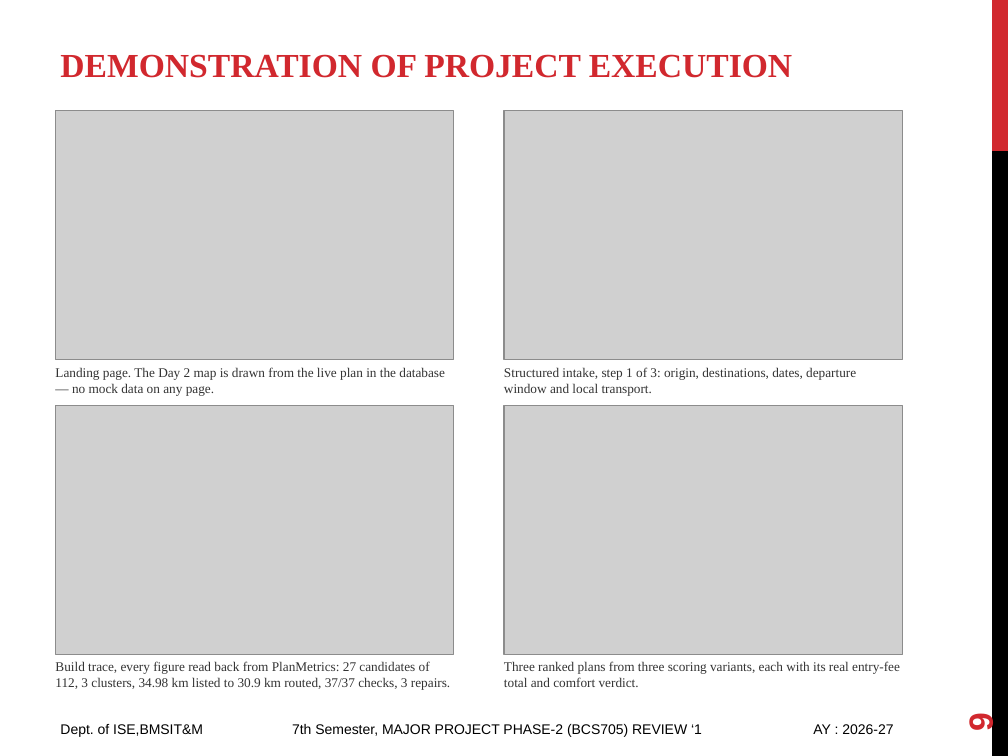
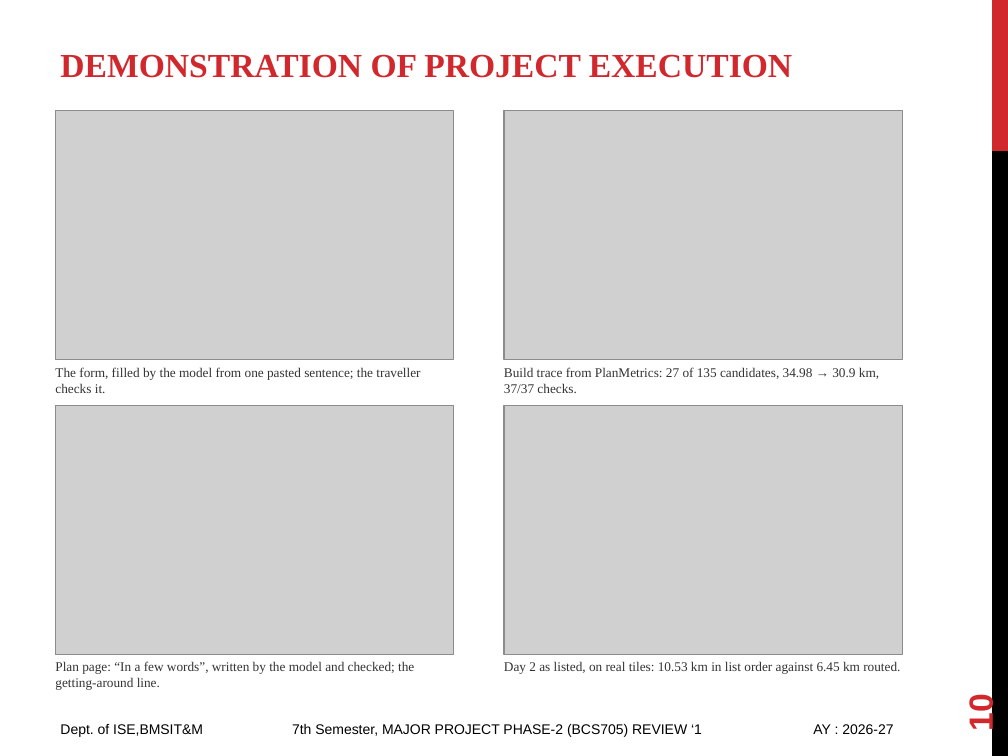
Before and after one commit to Pushkar69RS/NovaTripAI, a slide deck: slide 10 of docs/review1/Travel_Yantra_Phase2_Review1.pptx (slide 9 before the commit). Drawn at 1008x756 pixels with LibreOffice and Linux fonts; fonts in the diff are those of the drawing; grey boxes stand for pictures. Boxes give left, top, right and bottom in pixels: in the first picture for what was removed or moved away, otherwise in the second. Text is boxed around its words. In the diff, an @@ line names an element or a change of style, - is before the commit and + after.

```diff
--- a/docs/review1/Travel_Yantra_Phase2_Review1.pptx
+++ b/docs/review1/Travel_Yantra_Phase2_Review1.pptx
@@ text at [55, 367, 420, 393]: text changed @@
-Landing page. The Day 2 map is drawn from the live plan in the database — no mock data on any page.
+The form, filled by the model from one pasted sentence; the traveller checks it.
@@ text at [504, 367, 879, 393]: text changed @@
-Structured intake, step 1 of 3: origin, destinations, dates, departure window and local transport.
+Build trace from PlanMetrics: 27 of 135 candidates, 34.98 → 30.9 km, 37/37 checks.
@@ text at [55, 661, 414, 690]: text changed @@
-Build trace, every figure read back from PlanMetrics: 27 candidates of 112, 3 clusters, 34.98 km listed to 30.9 km routed, 37/37 checks, 3 repairs.
+Plan page: “In a few words”, written by the model and checked; the getting-around line.
@@ text at [504, 661, 900, 674]: text changed @@
-Three ranked plans from three scoring variants, each with its real entry-fee total and comfort verdict.
+Day 2 as listed, on real tiles: 10.53 km in list order against 6.45 km routed.
@@ page number at [962, 697, 1000, 730]: text changed @@
-9
+10
```
Also in this commit, not shown: 10 other slides changed, 1 slide added, 9 other files.
